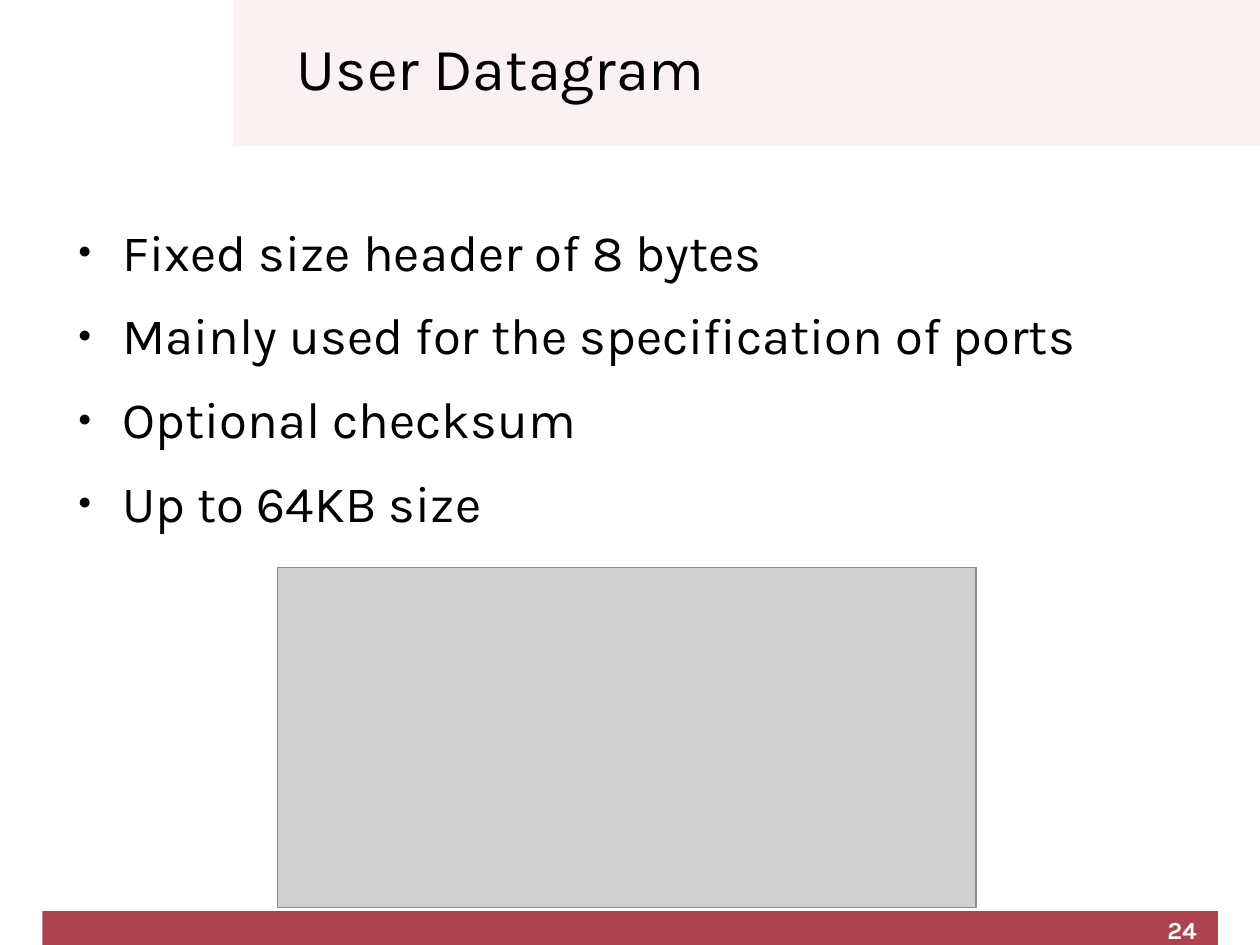
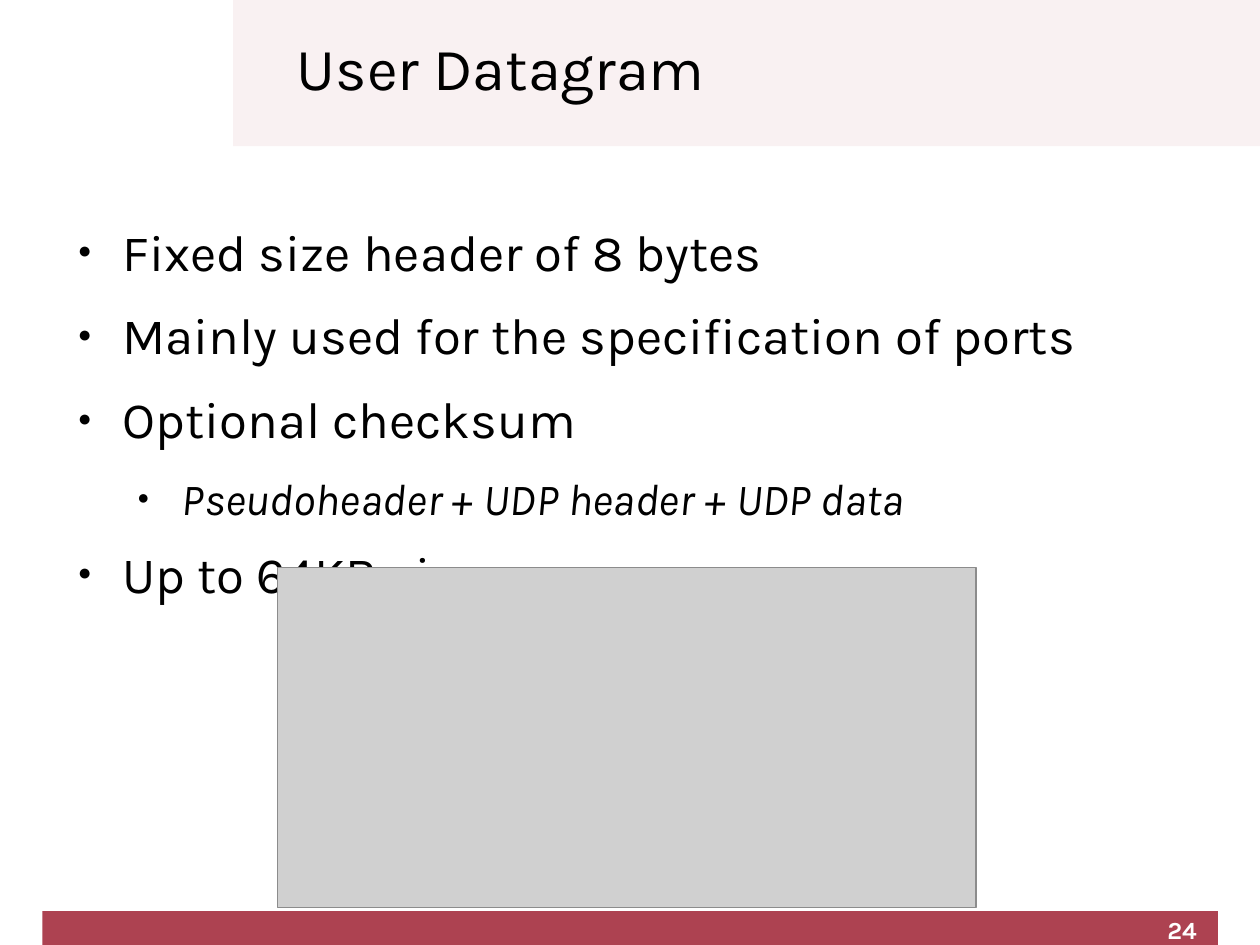
Before and after one commit to cletomartin/redes1, a slide deck: slide 24 of slides/transport.odp. Drawn at 1260x945 pixels with LibreOffice and Linux fonts; fonts in the diff are those of the drawing; grey boxes stand for pictures; background and template pictures are left out. Boxes give left, top, right and bottom in pixels: in the first picture for what was removed or moved away, otherwise in the second. Text is boxed around its words. In the diff, an @@ line names an element or a change of style, - is before the commit and + after.

```diff
--- a/slides/transport.odp
+++ b/slides/transport.odp
@@ text at [182,484,904,516]: paragraph added @@
+  ● Pseudoheader + UDP header + UDP data
```
Also in this commit, not shown: 1 other file.
